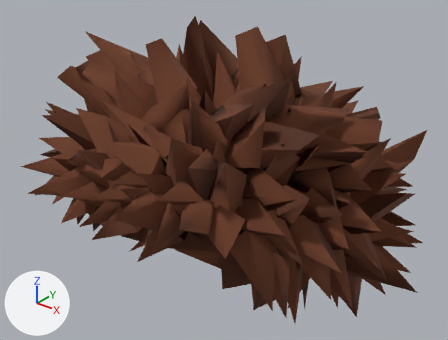
The glTF model web/public/assets/characters/v6/lod1/hair/full/hair_freeform_afro.glb: old version first, new version second.
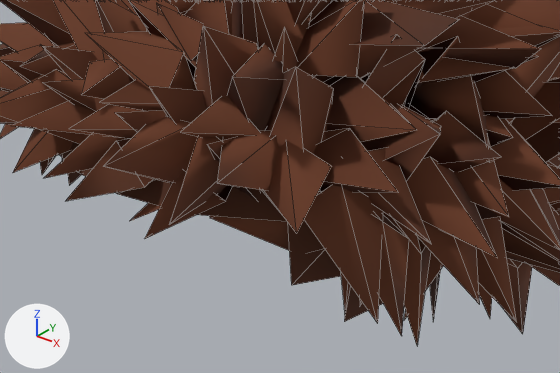
Each version is shown whole from a 50 mm lens placed at (0.678, -0.752, 1.48), pointed at (0.005, 0.089, 0.959), then close up on the part from 12% to 84% of the width and 36% to 100% of the height. The lights are fixed; the arrows at lower left show +X, +Y and +Z. The last two pictures show the newer version. The close-ups show mesh edges as thin lines. Vertices at exactly the same position are counted once.

The first close-up shows 'hair_freeform_afro'.
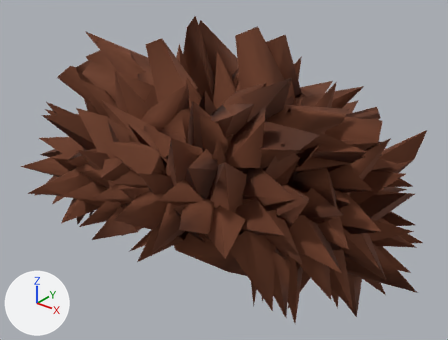
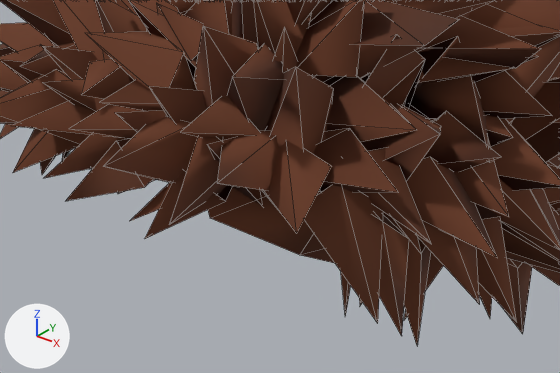
Patch to the scene script:
```diff
--- a/web/public/assets/characters/v6/lod1/hair/full/hair_freeform_afro.glb.py
+++ b/web/public/assets/characters/v6/lod1/hair/full/hair_freeform_afro.glb.py
@@ me_hair_freeform_afro_001 @@
 # used by ob_hair_freeform_afro; location = (0.0, 0.0, 0.0)
-me_hair_freeform_afro_001.from_pydata(...)  # 1456 vertices, 1418 faces; spans x -0.364..0.39, y -0.266..0.459, z 0.674..1.248
+me_hair_freeform_afro_001.from_pydata(...)  # 1449 vertices, 1404 faces; spans x -0.364..0.39, y -0.266..0.459, z 0.674..1.248
+# me_hair_freeform_afro_001 part 1
+# 7 vertices are removed from x -0.2..0.205, y -0.188..0.084, z 0.725..0.951
+# 14 faces are deleted
 me_hair_freeform_afro_001.materials.append(mat_m_hair)
```

Where the change shows, as pixel boxes [x1, y1, x2, y2] in the close-ups (560 x 373 px):
part 1 of me_hair_freeform_afro_001, deleted
    before: [48, 142, 441, 322]
